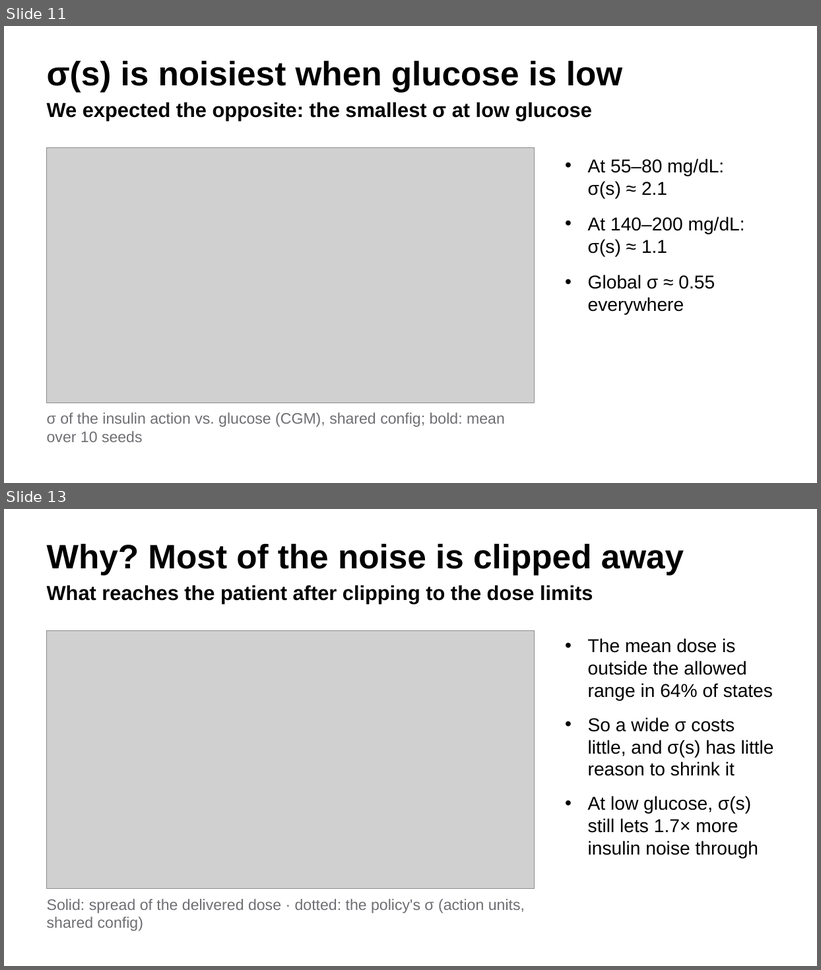
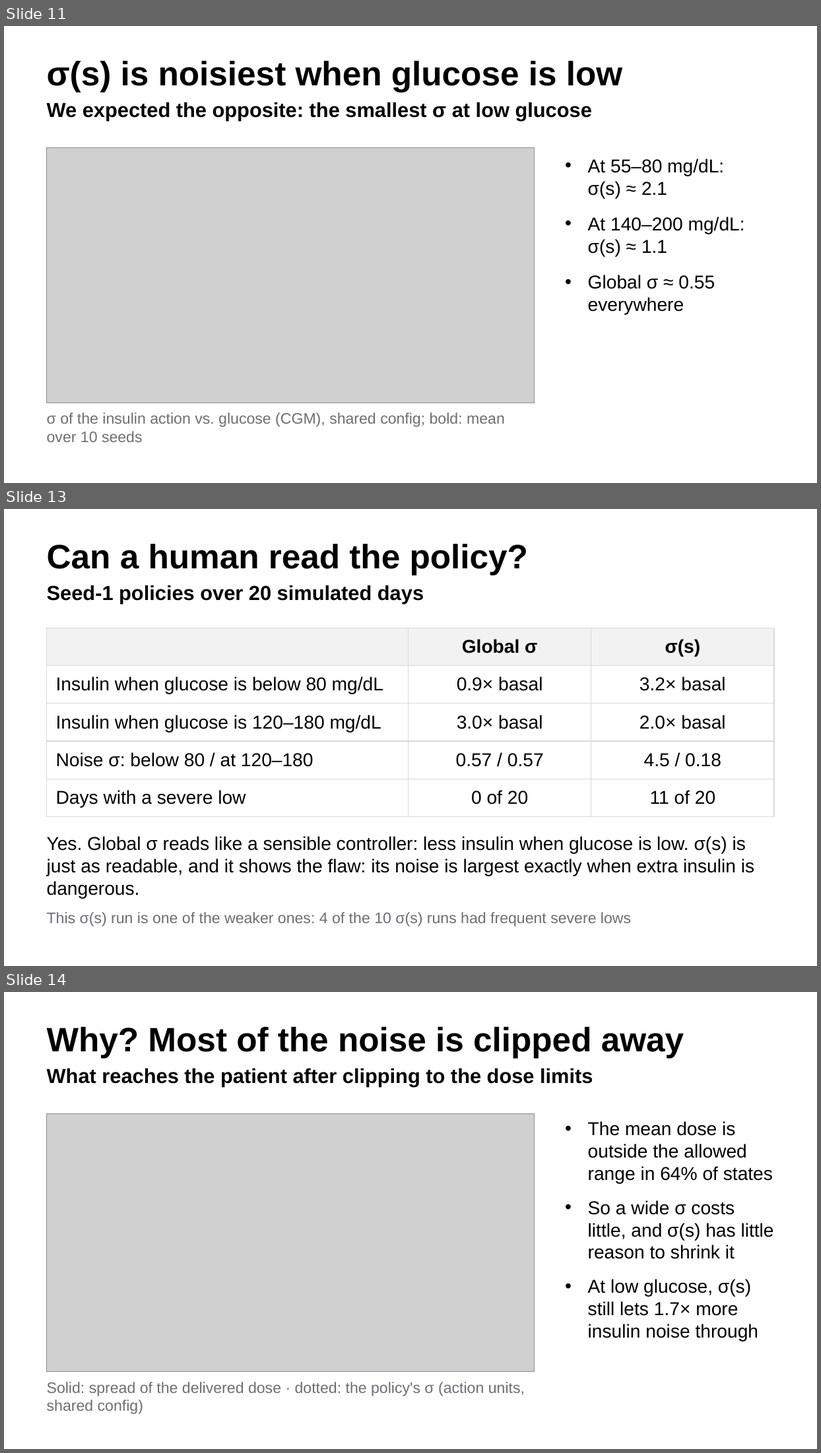
Before and after one commit to rosawoo/ppo_global_sd, a slide deck: slides/talk_simglucose.pptx. Shown one above the other, each under a label of ours: slides 11 and 13 before the commit, slides 11, 13 and 14 after it; the slides between them are not shown. The pictures are 821x970 and 821x1453 pixels, drawn with LibreOffice and Linux fonts; fonts in the diff are those of the drawing; grey boxes stand for pictures. Boxes give left, top, right and bottom in pixels: in the first picture for what was removed or moved away, otherwise in the second. Text is boxed around its words. In the diff, an @@ line names an element or a change of style, - is before the commit and + after.

```diff
--- a/slides/talk_simglucose.pptx
+++ b/slides/talk_simglucose.pptx
@@ slide 13 added at <box>4,509,817,966</box>, background #FFFFFF @@
@@ title added at <box>47,543,528,575</box>, 40 pt, text #000000, bold @@
+Can a human read the policy?
@@ text added at <box>47,585,424,604</box>, 24 pt, text #000000, bold @@
+Seed-1 policies over 20 simulated days
@@ table added at <box>47,628,774,811</box>, 5 rows, 3 columns @@
+ | Global σ | σ(s)
+Insulin when glucose is below 80 mg/dL | 0.9× basal | 3.2× basal
+Insulin when glucose is 120–180 mg/dL | 3.0× basal | 2.0× basal
+Noise σ: below 80 / at 120–180 | 0.57 / 0.57 | 4.5 / 0.18
+Days with a severe low | 0 of 20 | 11 of 20
@@ text added at <box>47,836,754,899</box>, 22 pt, text #000000 @@
+Yes. Global σ reads like a sensible controller: less insulin when glucose is low. σ(s) is just as readable, and it shows the flaw: its noise is largest exactly when extra insulin is dangerous.
@@ text added at <box>47,912,631,927</box>, 18 pt, text #6E6E73 @@
+This σ(s) run is one of the weaker ones: 4 of the 10 σ(s) runs had frequent severe lows
@@ what was slide 13 is now slide 14 @@
```
Also in this commit, not shown: 1 other slide added, 1 slide removed, 18 other files.
